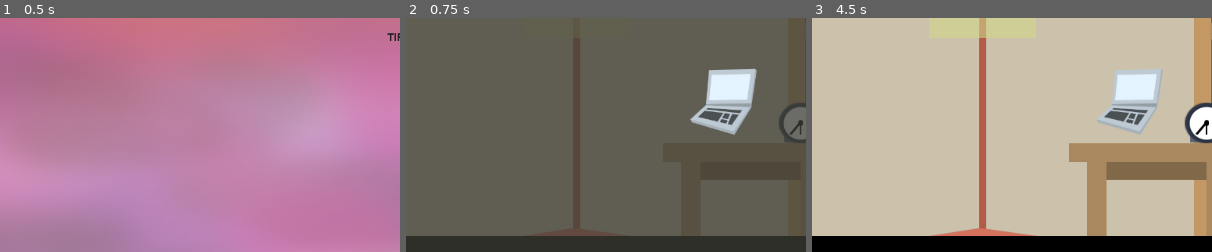
Above: before the commit, frames 1-3 (left to right).
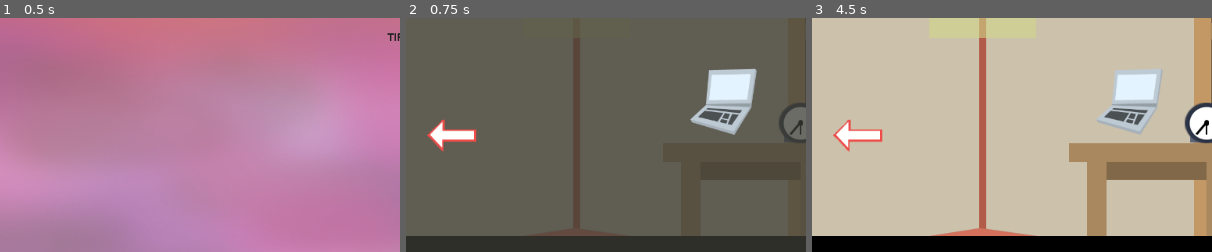
Above: after the commit, the same moments.

Repository: guyvanit/DurJam-TIRED
Game: Godot game, scene res://src/Start/StartScreen.tscn
Same seed, same stepped clock (60 frames per second), same inputs: the game is played once before the commit and once after it. Sound files missing from this copy of the repository are replaced by a short silence.
Inputs (mouse positions are % of the whole screen's width and height, from its top left):
- Up to frame 1 (0.5 s): no input
- Up to frame 2 (0.75 s): tap Enter at 0.5 s; move the mouse to (72, 45) at 0.52 s; click (72, 45) at 0.67 s
- Up to frame 3 (4.5 s): tap Space at 1.25, 2.75, 4.25 s; move the mouse to (30, 55) at 1.27 s; click (30, 55) at 1.42 s; tap Enter at 2, 3.5 s; move the mouse to (60, 28) at 2.02 s; click (60, 28) at 2.17 s; move the mouse to (45, 70) at 2.77 s; click (45, 70) at 2.92 s; move the mouse to (80, 65) at 3.52 s; click (80, 65) at 3.67 s; move the mouse to (20, 35) at 4.27 s; click (20, 35) at 4.42 s
The pictures show only the part of the screen within x 0-50%, y 43-93%; the shares and areas given below are measured in that part.

Frame 1 is identical in both runs. In frame 2, 0.8% of the frame differs, in the area x 5-18%, y 43-58%; in frame 3, 0.8%.

Commit message:
added scene change arrow

Diff:
--- a/src/Bedroom/Bedroom.tscn
+++ b/src/Bedroom/Bedroom.tscn
@@ -9,6 +9,11 @@
 [ext_resource path="res://assets/audios/switch1.wav" type="AudioStream" id=7]
 [ext_resource path="res://assets/audios/switch2.wav" type="AudioStream" id=8]
 [ext_resource path="res://assets/audios/switch34.wav" type="AudioStream" id=9]
+[ext_resource path="res://assets/Arrow.png" type="Texture" id=10]
+[ext_resource path="res://src/Bedroom/SceneArrow.gd" type="Script" id=11]
+
+[sub_resource type="RectangleShape2D" id=1]
+extents = Vector2( 35.5175, 17.4657 )
 
 [node name="Bedroom" type="Node2D"]
 script = ExtResource( 6 )
@@ -38,3 +43,16 @@
 
 [node name="Button_Zs" parent="." instance=ExtResource( 3 )]
 position = Vector2( 896.651, 421.142 )
+
+[node name="SceneArrow" type="Area2D" parent="."]
+position = Vector2( 66.7545, 402.803 )
+script = ExtResource( 11 )
+
+[node name="Arrow" type="Sprite" parent="SceneArrow"]
+position = Vector2( -0.758545, 0 )
+scale = Vector2( 1, 0.7 )
+texture = ExtResource( 10 )
+
+[node name="CollisionShape2D" type="CollisionShape2D" parent="SceneArrow"]
+position = Vector2( -3.79288, 4.55145 )
+shape = SubResource( 1 )
--- /dev/null
+++ b/src/Bedroom/SceneArrow.gd
@@ -0,0 +1,5 @@
+extends ClickButton
+
+func on_click():
+	print("Bedroom Scene Change")
+	# change scene to outside
Binary file added: assets/Arrow.png
Not shown, added: assets/Arrow.png.import
Not shown: 1 places in src/Bedroom/Bedroom.tscn that only renumber resources
